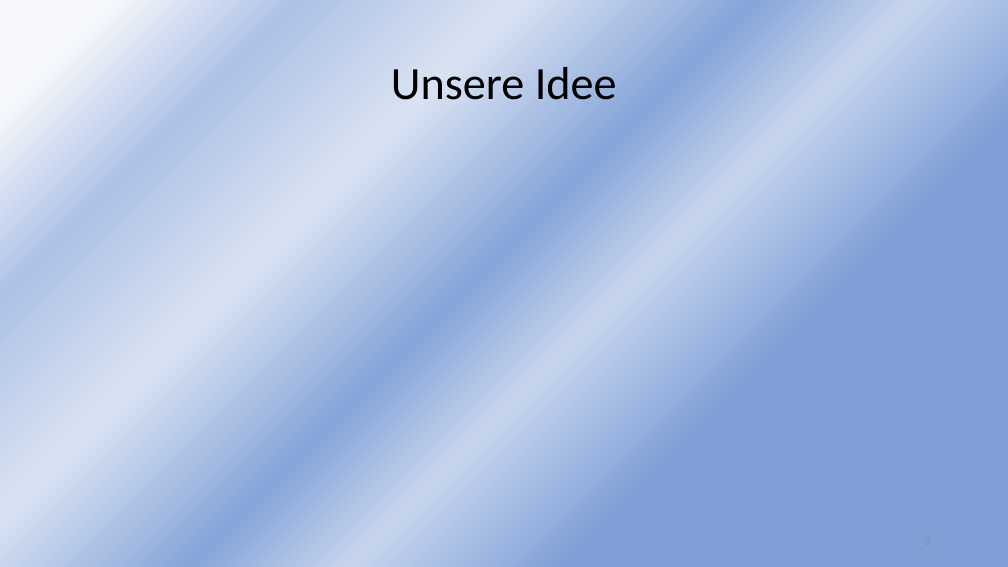
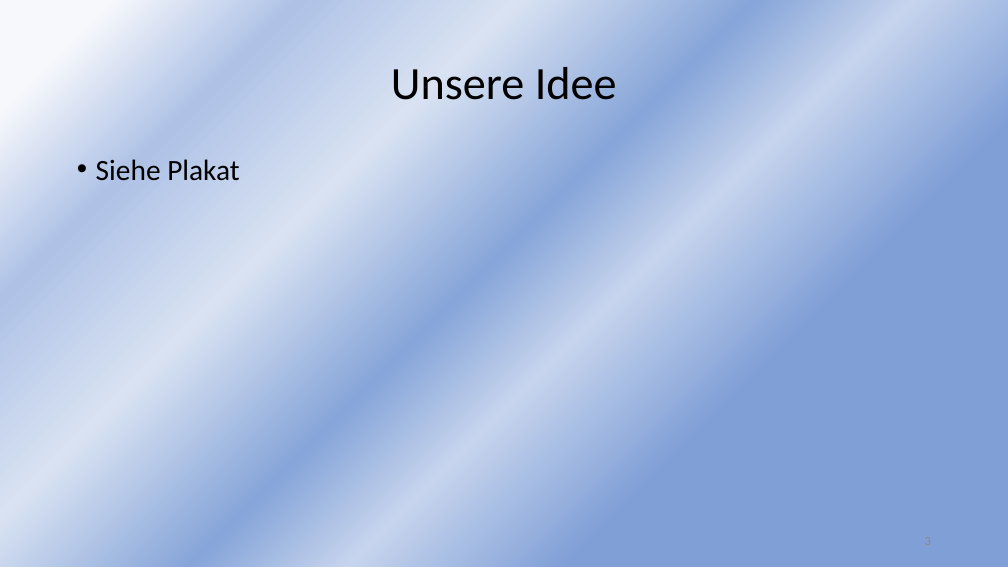
Before and after one commit to sebastiankoch10/EPWS2223HausenKochZimmer, a slide deck: slide 3 of Audits/EPWS2223HausenKochZimmer Audit 4.pptx. Drawn at 1008x567 pixels with LibreOffice and Linux fonts; fonts in the diff are those of the drawing. Boxes give left, top, right and bottom in pixels: in the first picture for what was removed or moved away, otherwise in the second. Text is boxed around its words. In the diff, an @@ line names an element or a change of style, - is before the commit and + after.

```diff
--- a/Audits/EPWS2223HausenKochZimmer Audit 4.pptx
+++ b/Audits/EPWS2223HausenKochZimmer Audit 4.pptx
@@ text added at bbox=[96, 159, 239, 181], 28 pt, text #000000 @@
+• Siehe Plakat
```
Also in this commit, not shown: 3 other slides changed.
